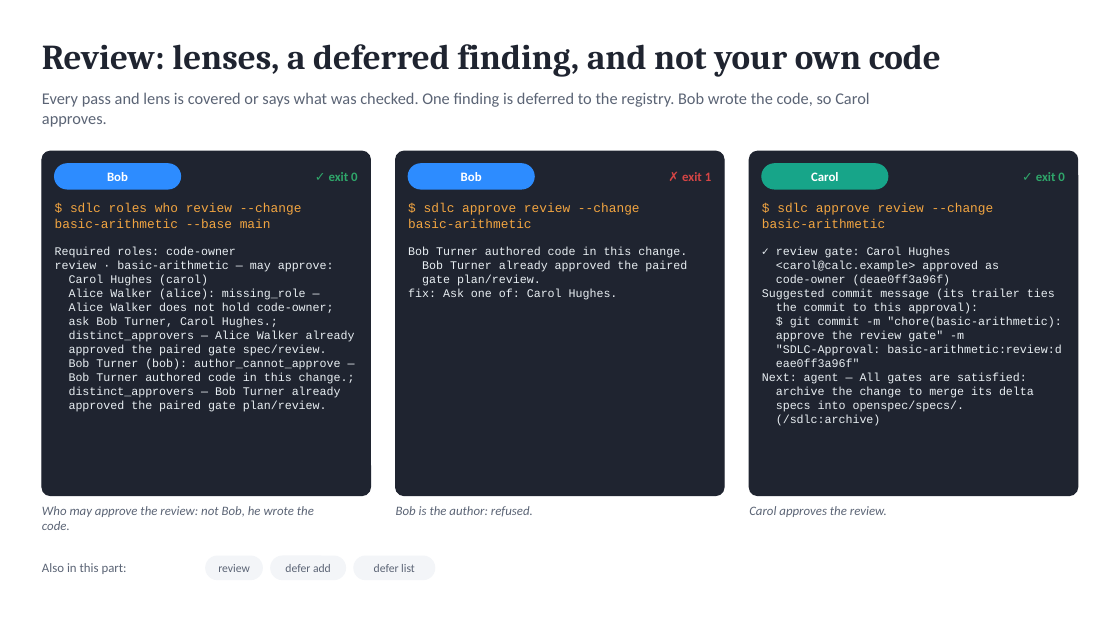
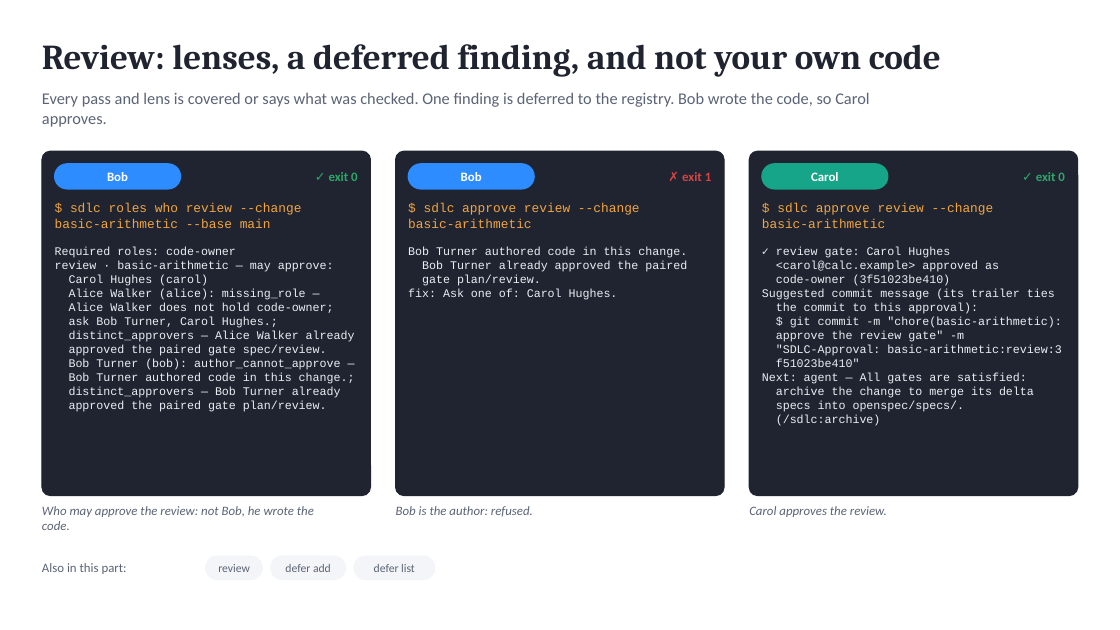
Before and after one commit to marin-ai-tech/sdlc, a slide deck: slide 12 of docs/demo/sdlc-calculator-demo.en.pptx. Drawn at 1120x630 pixels with LibreOffice and Linux fonts; fonts in the diff are those of the drawing. Boxes give left, top, right and bottom in pixels: in the first picture for what was removed or moved away, otherwise in the second. Text is boxed around its words. In the diff, an @@ line names an element or a change of style, - is before the commit and + after.

Commit message:
fix: dated people in the adoption draft; lint not run twice; the suggested track in sdlc new (0.22.4)
The smaller findings of adopting a large codebase and running changes on different tracks.

- The adoption draft shows each person's last commit; adopt --apply leaves out people with no commit in 12 months.
- sdlc new prints the track it suggests, why, and the command a person runs.
- Scaffolded documents take the project name from the manifest instead of the folder name.
- init does not add a verify command that pretest or posttest already runs.
- The audit plans the extra approvals of high-risk gates.

```diff
--- a/docs/demo/sdlc-calculator-demo.en.pptx
+++ b/docs/demo/sdlc-calculator-demo.en.pptx
@@ text at (776,275,951,286): text changed @@
-code-owner (deae0ff3a96f)
+code-owner (3f51023be410)
@@ text at (776,345,1061,367): text changed @@
-"SDLC-Approval: basic-arithmetic:review:d
-eae0ff3a96f"
+"SDLC-Approval: basic-arithmetic:review:3
+f51023be410"
```
Also in this commit, not shown: 7 other slides changed, 43 other files.
